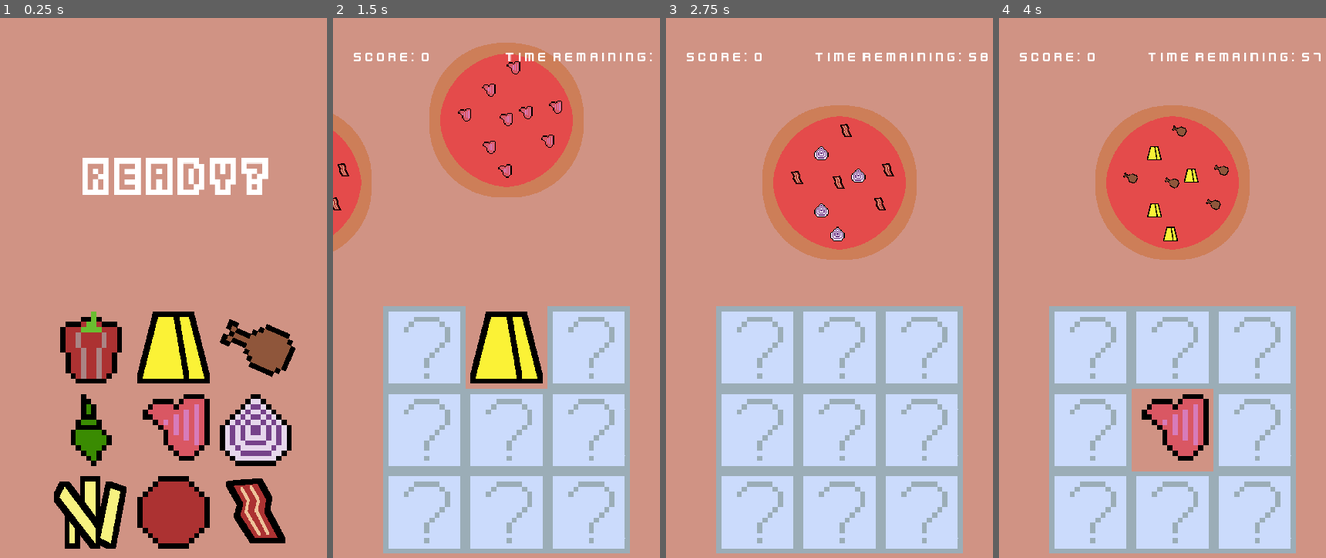
Above: before the commit, frames 1-4 (left to right).
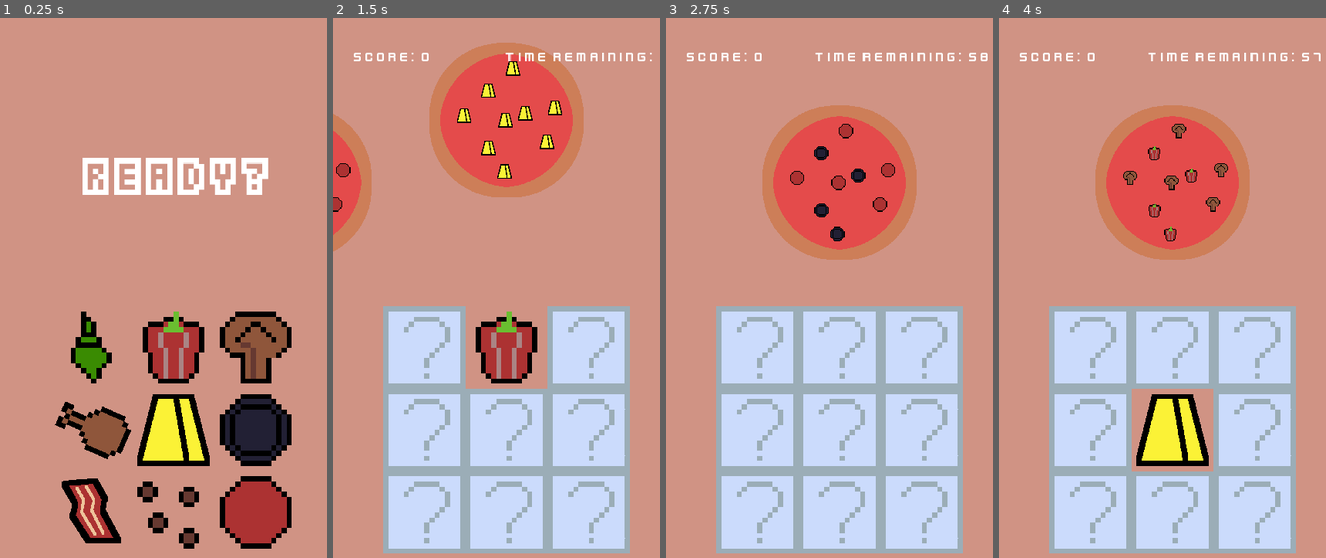
Above: after the commit, the same moments.

Repository: msanatan/EasyPizza
Game: Godot game, scene res://levels/main/game.tscn
Two runs of this game, one before a commit and one after it. Both use one fixed random seed, a clock stepped at 60 frames per second and the inputs below.
Inputs (mouse positions are in pixels of both pictures, inside the frame that each line leads up to):
- Up to frame 1 (0.25 s): no input
- Up to frame 2 (1.5 s): tap Enter at 0.5 s; move the mouse to (424, 347) at 0.52 s; click (424, 347) at 0.6 s; move the mouse to (506, 347) at 1.27 s; click (506, 347) at 1.35 s
- Up to frame 3 (2.75 s): move the mouse to (921, 347) at 2.02 s; click (921, 347) at 2.1 s
- Up to frame 4 (4 s): move the mouse to (1090, 428) at 2.77 s; click (1090, 428) at 2.85 s; move the mouse to (1172, 428) at 3.52 s; click (1172, 428) at 3.6 s

The runs differ from the first frame. In frame 1, 18% of the frame differs, in the area x 16-91%, y 54-99%; in frame 2, 3.3%; in frame 3, 0.7%; in frame 4, 3.3%.

Commit message:
Don't load resources from the path

Diff:
--- a/levels/main/game.gd
+++ b/levels/main/game.gd
@@ -4,7 +4,6 @@
 enum Difficuluty {NORMAL, HARD}
 enum GameState {READY, PLAYING, ROUND_OVER}
 
-@export var resources_path: String = "res://ingredients/variations/"
 @export var ingredient_scene: PackedScene
 @export var mode: Difficuluty
 @export var ingredient_size = 256
@@ -38,7 +37,6 @@
 
 func _ready():
 	randomize()
-	ingredient_data = load_resources_from_path()
 	ingredient_data.shuffle()
 	setup_ingredients()
 	setup_pizzas()
@@ -113,22 +111,6 @@
 	current_pizza_index = 0
 
 
-## Loads the ingredients from the file system
-func load_resources_from_path() -> Array[IngredientData]:
-	var loaded_data: Array[IngredientData] = []
-	var dir = DirAccess.open(resources_path)
-	if dir:
-		dir.list_dir_begin()
-		var file_name = dir.get_next()
-		while file_name != "":
-			if not dir.current_is_dir():
-				loaded_data.append(load(resources_path + file_name))
-			file_name = dir.get_next()
-	else:
-		print("An error occurred trying to read the ingredients")
-	return loaded_data
-
-
 ## This function returns a random selection of pizza ingredients.
 ## The pizza should be able to use ingredients that are available to the player.
 func get_random_ingredient_data(num_ingredients: int) -> Array[IngredientData]:
